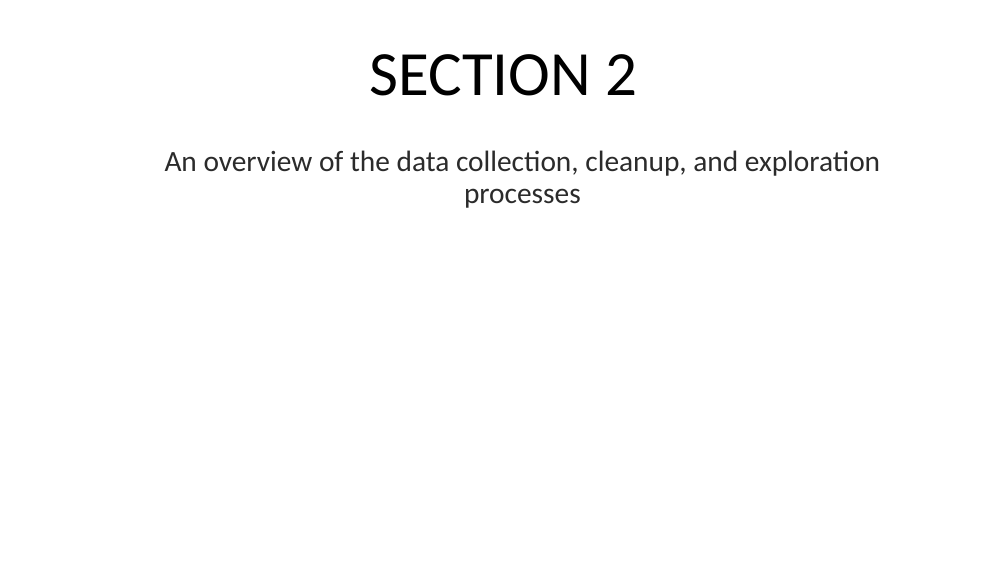
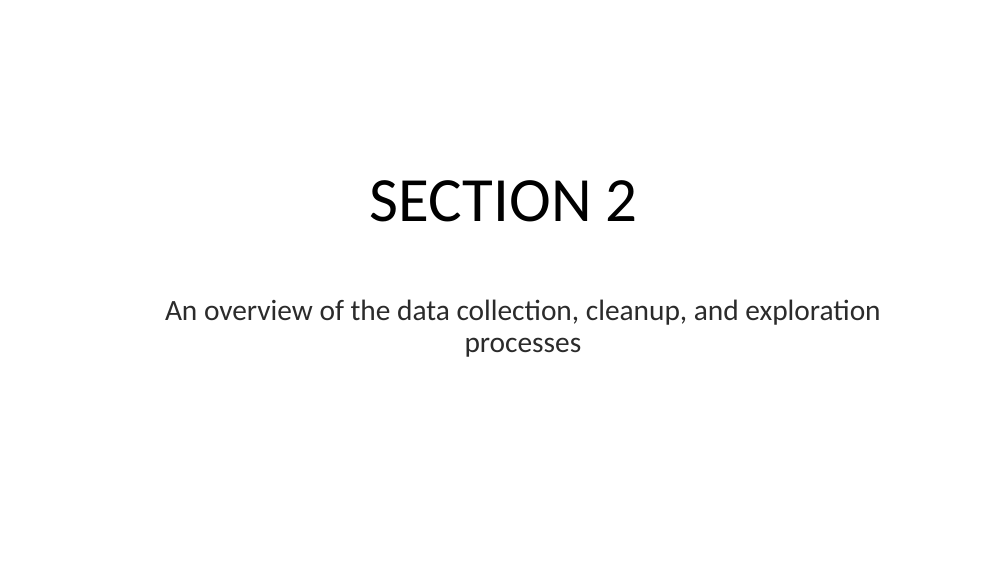
Before and after one commit to CandaceDoesData/Group_Project_1, a slide deck: slide 4 of NBA.pptx. Drawn at 1008x567 pixels with LibreOffice and Linux fonts; fonts in the diff are those of the drawing. Boxes give left, top, right and bottom in pixels: in the first picture for what was removed or moved away, otherwise in the second. Text is boxed around its words. In the diff, an @@ line names an element or a change of style, - is before the commit and + after.

Commit message:
pptx cleanup

```diff
--- a/NBA.pptx
+++ b/NBA.pptx
@@ title "SECTION 2": place and size @@
-title "SECTION 2" at (369,54,637,96)
+title "SECTION 2" at (370,180,638,222)
@@ text "An overview of the data ...": place and size @@
-text "An overview of the data ..." at (165,150,880,208)
+text "An overview of the data ..." at (165,299,880,357)
```
Also in this commit, not shown: 8 other slides changed, 17 slides added, 5 slides removed, 1 other file.
